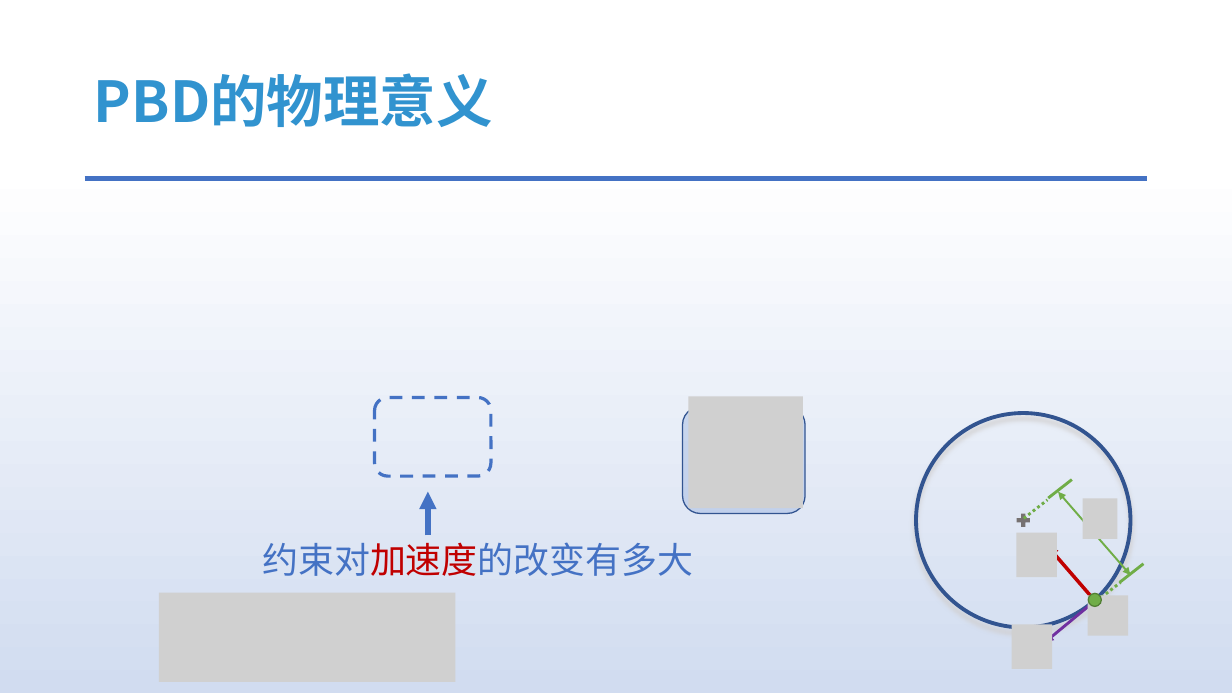
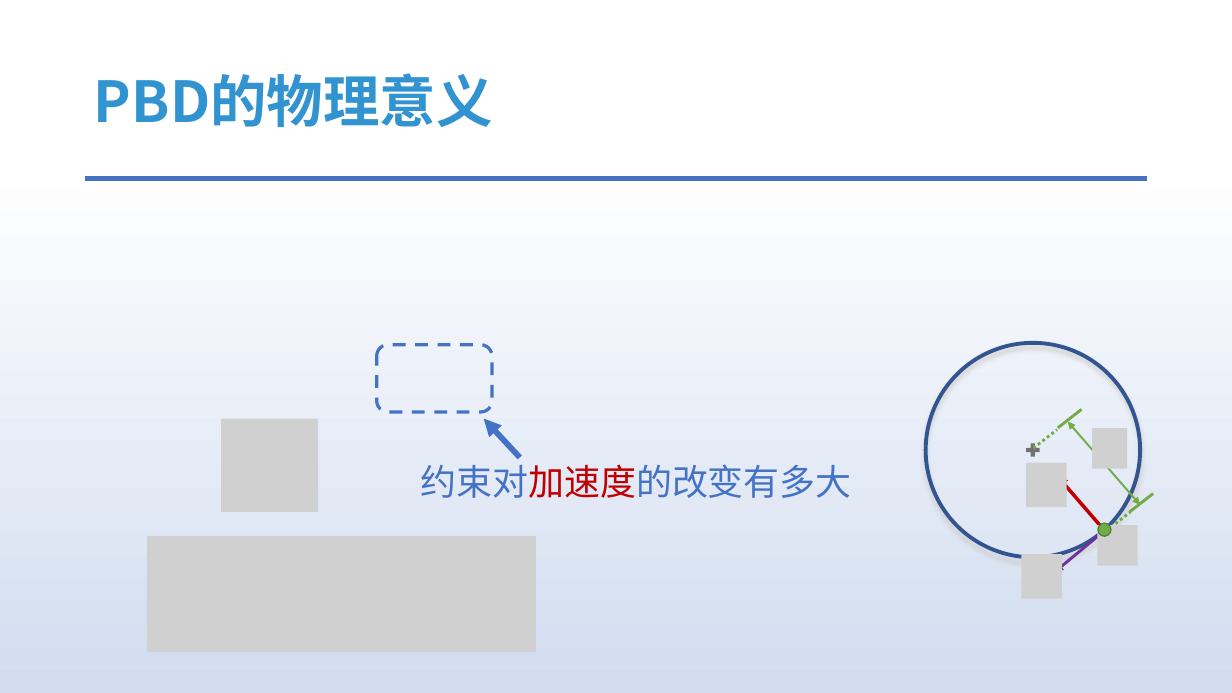
Before and after one commit to answerear/UnityFluid, a slide deck: slide 14 of doc/正式版/基于物理的交互式流体模拟介绍.pptx. Drawn at 1232x693 pixels with LibreOffice and Linux fonts; fonts in the diff are those of the drawing; grey boxes stand for pictures. Boxes give left, top, right and bottom in pixels: in the first picture for what was removed or moved away, otherwise in the second. Text is boxed around its words. In the diff, an @@ line names an element or a change of style, - is before the commit and + after.

```diff
--- a/doc/正式版/基于物理的交互式流体模拟介绍.pptx
+++ b/doc/正式版/基于物理的交互式流体模拟介绍.pptx
@@ rounded rectangle: place and size @@
-rounded rectangle at [374, 397, 491, 476]
+rounded rectangle at [377, 345, 493, 412]
@@ picture added at [221, 419, 318, 512] @@
@@ arrow moved from (428, 535) - (428, 492) to (520, 457) - (484, 419) @@
@@ picture removed at [689, 396, 803, 508] @@
@@ 4 lines, 2 arrows, 2 ellipses, 1 plus sign, 1 double arrow: place and size @@
-4 lines, 2 arrows, 2 ellipses, 1 plus sign, 1 double arrow at [916, 413, 1144, 642]
+4 lines, 2 arrows, 2 ellipses, 1 plus sign, 1 double arrow at [926, 343, 1153, 572]
@@ rounded rectangle: place and size @@
-rounded rectangle at [683, 407, 806, 513]
+rounded rectangle at [224, 429, 313, 511]
@@ group added at [1021, 428, 1139, 599]: 4 pictures @@
@@ text "约束对加速度的改变有多大": place and size @@
-text "约束对加速度的改变有多大" at [262, 542, 693, 576]
+text "约束对加速度的改变有多大" at [421, 464, 852, 498]
@@ picture removed at [1083, 498, 1118, 539] @@
@@ picture: place and size @@
-picture at [159, 592, 456, 682]
+picture at [147, 536, 536, 653]
@@ picture removed at [1017, 533, 1057, 578] @@
@@ picture removed at [1088, 595, 1128, 636] @@
@@ picture removed at [1012, 625, 1053, 669] @@
```
Also in this commit, not shown: 13 other slides changed.
